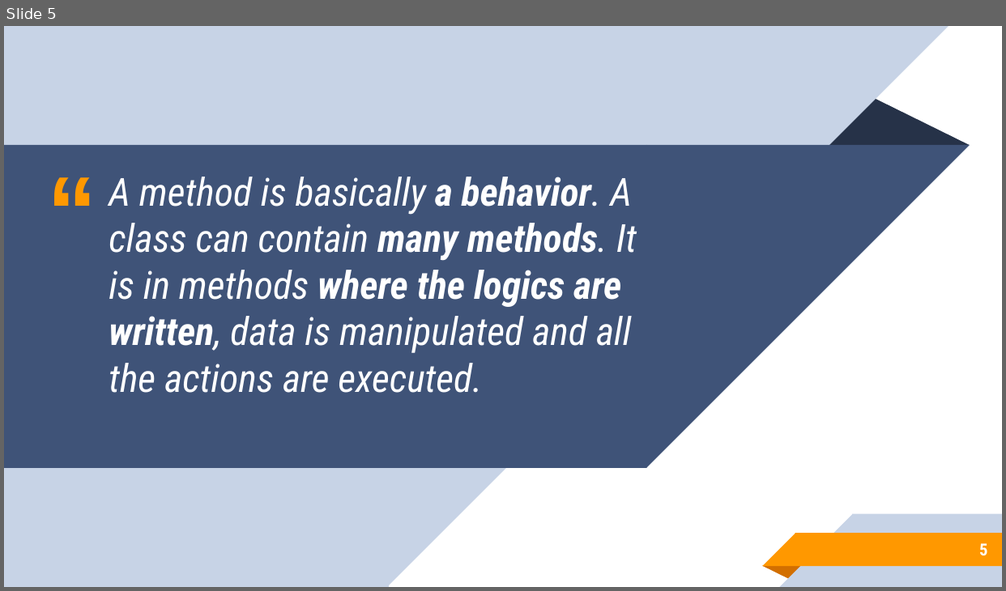
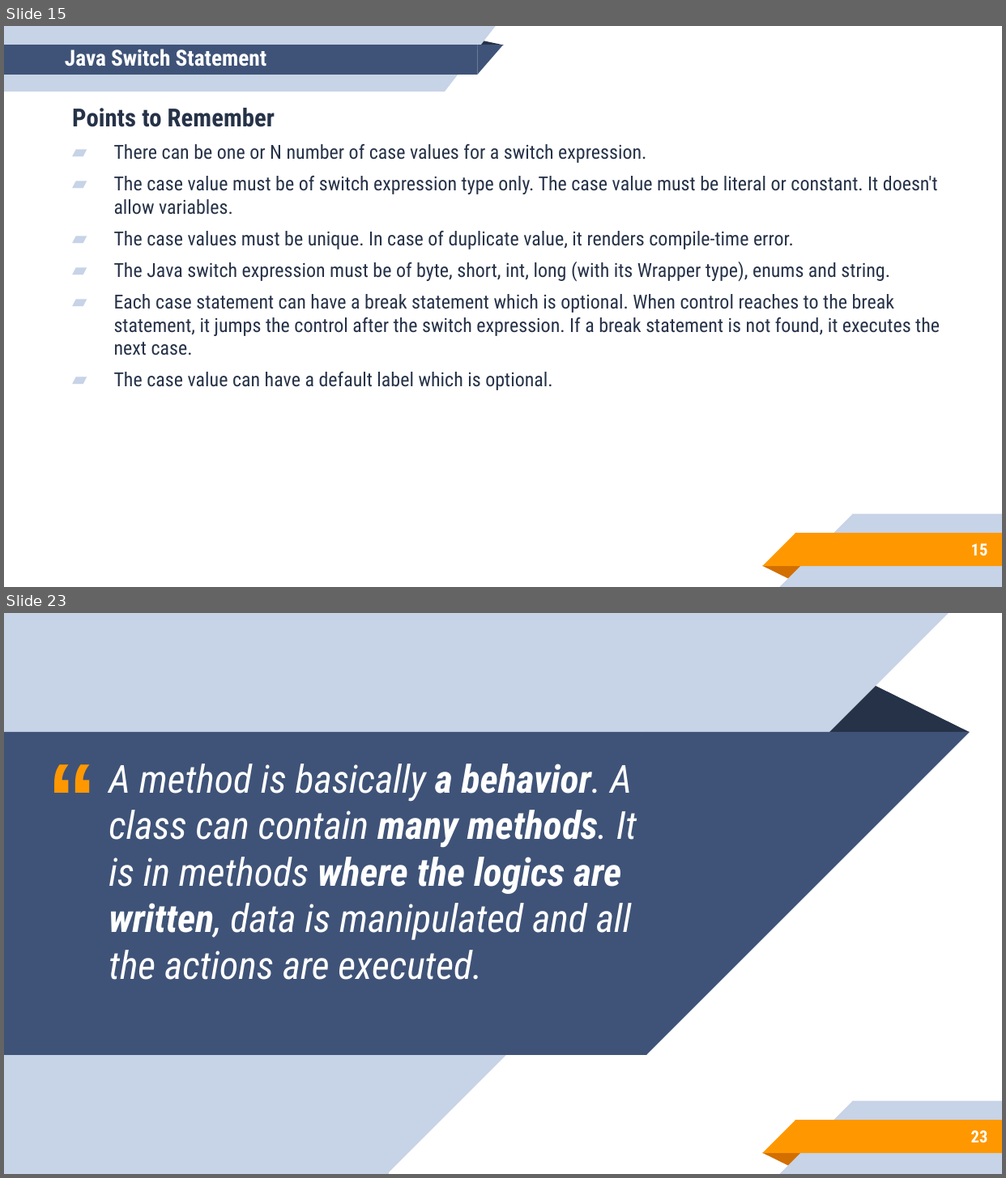
Before and after one commit to aronipurwanto/materi-xa, a slide deck: java/java-logic/Slide-Java-Logic-02.pptx. Shown one above the other, each under a label of ours: slide 5 before the commit, slides 15 and 23 after it; the slides between them are not shown. The pictures are 1006x591 and 1006x1178 pixels, drawn with LibreOffice and Linux fonts; fonts in the diff are those of the drawing. Boxes give left, top, right and bottom in pixels: in the first picture for what was removed or moved away, otherwise in the second. Text is boxed around its words. In the diff, an @@ line names an element or a change of style, - is before the commit and + after.

```diff
--- a/java/java-logic/Slide-Java-Logic-02.pptx
+++ b/java/java-logic/Slide-Java-Logic-02.pptx
@@ slide 15 added at [4,26,1002,587], background #FFFFFF; not listed: 5 template elements that a slide beside it also shows @@
@@ title added at [65,49,267,66], 16 pt, text #FFFFFF, bold @@
+Java Switch Statement
@@ group added at [4,26,504,92]: 2 rectangles, 2 right triangles, 1 triangle @@
@@ text added at [72,108,940,390], 14 pt, text #263248 @@
+Points to Remember
+▰ There can be one or N number of case values for a switch expression.
+▰ The case value must be of switch expression type only. The case value must be literal or constant. It doesn't allow variables.
+▰ The case values must be unique. In case of duplicate value, it renders compile-time error.
+▰ The Java switch expression must be of byte, short, int, long (with its Wrapper type), enums and string.
+▰ Each case statement can have a break statement which is optional. When control reaches to the break statement, it jumps the control after the switch expression. If a break statement is not found, it executes the next case.
+▰ The case value can have a default label which is optional.
@@ page number added at [971,544,988,557], 12 pt, text #FFFFFF, bold @@
+15
@@ what was slide 5 is now slide 23 @@
@@ page number at [971,1131,988,1144]: text changed @@
-5
+23
```
Also in this commit, not shown: 6 slides changed, 18 other slides added, 1 slide removed, 16 other files.
